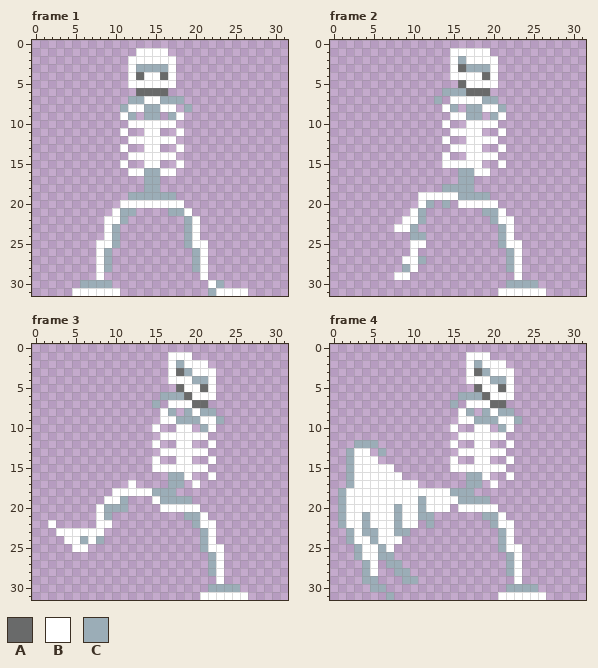
Two states of a animated GIF sprite, Assets/Sprites/Sprites/Enemies/Skeletons/Skeleton-Attacking.gif. Above, as it was before the edit.
The file is 320x320 pixels, drawn in blocks of 10x10; one block is one cell here. Shown: frame 1, frame 2, frame 3, frame 4. The commit also changed other frames, which this record leaves out.
Palette (. is transparent): A #696a6a  B #ffffff  C #9badb7
Pixels before, frame 1, first column x 5:
 1 ........BBBB..........
 2 .......BBBBBB.........
 3 .......BCCCCB.........
 4 .......BABBAB.........
 5 .......BBBBBB.........
 6 ........AAAA..........
 7 .......CCBBCCC........
 8 ......CBBCCBB.C.......
 9 ......BC.CC.CB........
10 .......BBBBBB.........
11 ......B..BB..B........
12 .......BBBBBB.........
13 ......B..BB..B........
14 .......BBBBBB.........
15 ......B..BB..B........
16 .......BBCCBB.........
17 .........CC...........
18 .........CC...........
19 .......CCCCCC.........
20 ......BBBBBBBB........
21 .....BCC....CCB.......
22 ....BBC.......CB......
23 ....BC........CB......
24 ....BC........CB......
25 ...BBC........CBB.....
26 ...BC..........CB.....
27 ...BC..........CB.....
28 ...BC..........CB.....
29 ...B............B.....
30 .CCCC............BC...
31 BBBBBB...........CBBBB
Pixels before, frame 2, first column x 8:
 1 .......BBBBB.......
 2 .......BCBBBB......
 3 .......BACCCB......
 4 .......BBBBAB......
 5 ........ABBBB......
 6 ......CCCAAA.......
 7 .....C.BBBBCC......
 8 ......BC.CCBBC.....
 9 .......BBCC.CB.....
10 ......B..BBBB......
11 .......BBBB..B.....
12 ......B..BBBB......
13 .......BBBB..B.....
14 ......B..BBBB......
15 ......BBBBB..B.....
16 ........CCBB.......
17 ........CC.........
18 ......CCCC.........
19 ...BBBBBCCCC.......
20 ...BC.C.BBBBB......
21 ..BC.......CCB.....
22 .BBC........CBB....
23 BBC..........CB....
24 ..CC.........CB....
25 ..BB.........CBB...
26 ..B...........CB...
27 .BBC..........CB...
28 .CB...........CB...
29 BB.............B...
30 ..............CCCC.
31 .............BBBBBB
Pixels before, frame 3, first column x 2:
 1 ...............BBB.......
 2 ...............BCBBB.....
 3 ...............BACBBB....
 4 ...............BBBCCB....
 5 ................ABBAB....
 6 ..............CCCABBB....
 7 .............C.BBBAA.....
 8 ..............BC.CBCC....
 9 ..............BBCCCBBC...
10 .............B..BB.CB....
11 ..............BBBBBB.....
12 .............B..BB..B....
13 ..............BBBBBB.....
14 .............B..BB..B....
15 .............BBBBBBB.....
16 ...............CCB..B....
17 ..........B....CC.B......
18 ........BBBBBCCC.........
19 .......BBC...BCCCC.......
20 ......BCCC....BBBBB......
21 ......BC.........CCB.....
22 B.....BB..........CBB....
23 .BBBBBB............CB....
24 ..BBCBC............CB....
25 ...BB..............CBB...
26 ....................CB...
27 ....................CB...
28 ....................CB...
29 .....................B...
30 ....................CCCC.
31 ...................BBBBBB
Pixels before, frame 4, first column x 1:
 1 ................BBB.......
 2 ................BCBBB.....
 3 ................BACBBB....
 4 ................BBBCCB....
 5 .................ABBAB....
 6 ...............CCCABBB....
 7 ..............C.BBBAA.....
 8 ...............BC.CBCC....
 9 ...............BBCCCBBC...
10 ..............B..BB.CB....
11 ...............BBBBBB.....
12 ..CCC.........B..BB..B....
13 .CBB.C.........BBBBBB.....
14 .CBBB.........B..BB..B....
15 .CBBBBB.......BBBBBBB.....
16 .CBBBBBB........CCB..B....
17 .CBBBBBBBB......CC.B......
18 CBBBBBBBBBBBBBCCC.........
19 CBBBBBBBBBCBBBBCCCC.......
20 CBBBBBBCBBCBBB.BBBBB......
21 CBBCBBBCBBCC......CCB.....
22 CBBCBBBCBB.C.......CBB....
23 .CBCCBBCC...........CB....
24 .CBBCBBB............CB....
25 ..CBBCB.............CBB...
26 ..CBBCC..............CB...
27 ...CB.CC.............CB...
28 ...CB..CC............CB...
29 ...CC...CC............B...
30 ....CC...............CCCC.
31 ......C.............BBBBBB
New version:
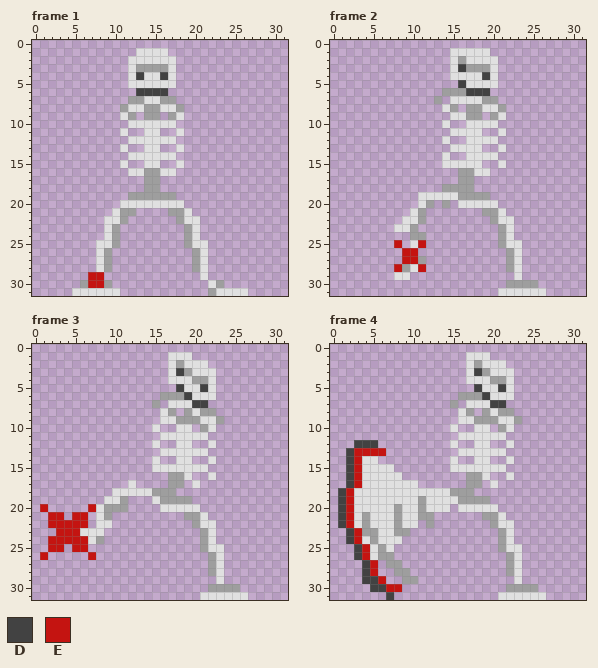
Colours new in this view: D #424242  E #c41411
What changed:
Colour B changes from #ffffff to #e0e0e0.
Colour C changes from #9badb7 to #9e9e9e.
Frame 1:
Colour B replaces colour C in row 22 at x 19.
Colour C is added in row 8 at x 18; in row 22 at x 18.
Colour D replaces colour A in row 4 at x 13 and 16; in row 6 at x 13 to 16.
Colour E is added in row 29 at x 7.
Colour E replaces colour B in row 29 at x 8.
Colour E replaces colour C in row 30 at x 7 to 8.
The author cleared colour C in row 7 at x 18; in row 8 at x 19.
Frame 2:
Colour D replaces colour A in row 3 at x 16; in row 4 at x 19; in row 5 at x 16; in row 6 at x 17 to 19.
Colour E is added in row 25 at x 8; in row 26 at x 9; in row 28 at x 8 and 11.
Colour E replaces colour B in row 25 at x 11; in row 26 at x 10; in row 27 at x 9 to 10.
Frame 3:
Colour D replaces colour A in row 3 at x 18; in row 5 at x 18 and 21; in row 6 at x 19; in row 7 at x 20 to 21.
Colour E is added in row 20 at x 1 and 7; in row 21 at x 2 to 3 and 5 to 6; in row 22 at x 3 to 6; in rows 24 to 25 at x 2 to 3; in row 26 at x 1 and 7.
Colour E replaces colour B in row 22 at x 2; in row 23 at x 3 to 5; in row 24 at x 4 to 5; in row 25 at x 5 to 6.
Colour E replaces colour C in row 24 at x 6.
Frame 4:
Colour D replaces colour A in row 3 at x 18; in row 5 at x 18 and 21; in row 6 at x 19; in row 7 at x 20 to 21.
Colour D replaces colour C in row 12 at x 3 to 5; in rows 13 to 17 at x 2; in rows 18 to 22 at x 1; in rows 23 to 24 at x 2; in rows 25 to 26 at x 3; in rows 27 to 28 at x 4.
Colour D replaces colour C in row 29 at x 4 to 5; in row 30 at x 5 to 6; in row 31 at x 7.
Colour E is added in row 13 at x 5; in row 29 at x 6; in row 30 at x 7 to 8.
Colour E replaces colour B in row 13 at x 3 to 4; in rows 14 to 17 at x 3; in rows 18 to 22 at x 2; in rows 23 to 24 at x 3; in rows 25 to 26 at x 4; in rows 27 to 28 at x 5.
Colour E replaces colour C in row 13 at x 6.
Pixel boxes of the changes (left, top, right, bottom) in both pictures:
changed: (72, 48, 248, 296)
changed: (394, 48, 546, 296)
changed: (40, 352, 248, 600)
changed: (338, 352, 546, 600)
